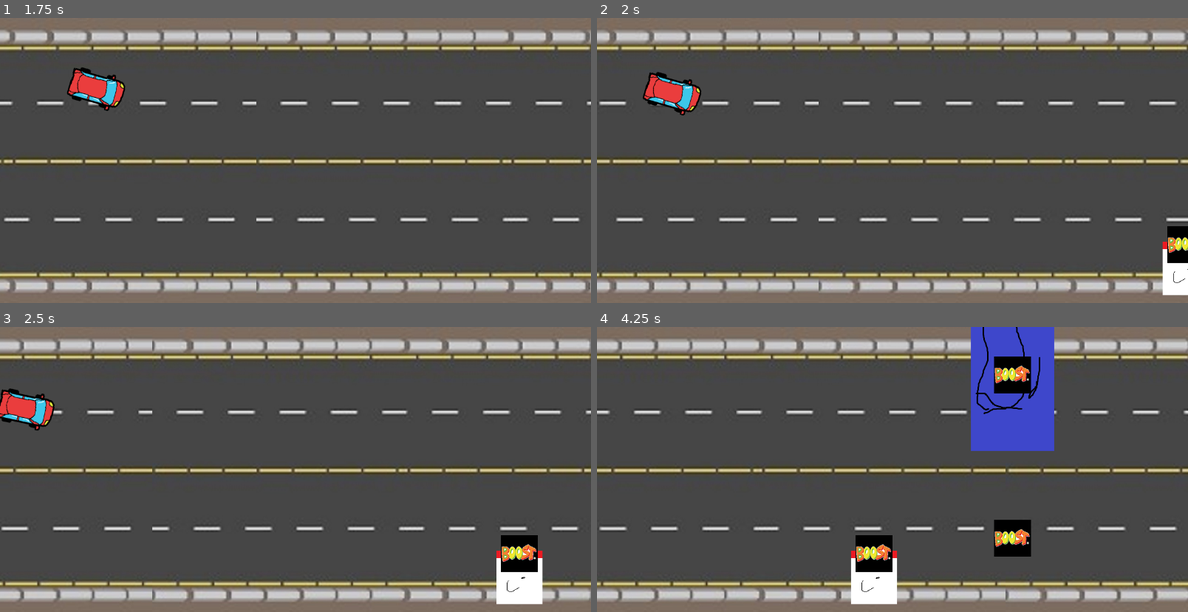
Above: before the commit, frames 1-4 (two rows, left to right).
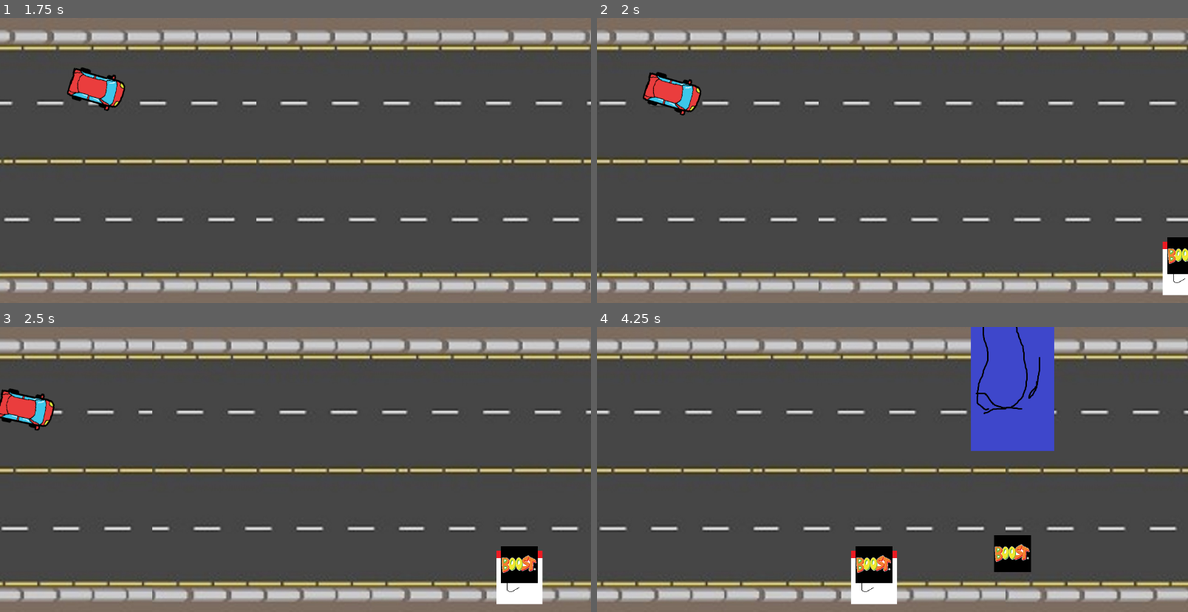
Above: after the commit, the same moments.

Repository: Bash-09/CarGame
Game: Godot game, scene res://scenes/Map.tscn
Two runs of this game, one before a commit and one after it. Both use one fixed random seed, a clock stepped at 60 frames per second and the inputs below.
Inputs (mouse positions are in pixels of both pictures, inside the frame that each line leads up to):
- Up to frame 1 (1.75 s): move the mouse to (425, 146) at 0.52 s; click (425, 146) at 0.67 s; move the mouse to (177, 174) at 1.27 s; click (177, 174) at 1.42 s
- Up to frame 2 (2 s): no input
- Up to frame 3 (2.5 s): move the mouse to (354, 406) at 2.02 s; click (354, 406) at 2.17 s
- Up to frame 4 (4.25 s): move the mouse to (862, 526) at 2.77 s; click (862, 526) at 2.92 s; move the mouse to (1069, 512) at 3.52 s; click (1069, 512) at 3.67 s

Frame 1 is identical in both runs. In frame 2, 0.6% of the frame differs, in the area x 96-100%, y 73-90%; in frame 3, 1.0%; in frame 4, 2.9%, in the area x 43-74%, y 10-90%.

Commit message:
Added menu functionality, a credits menu to be filled, and changed the timer for the boost spawning

Diff:
--- /dev/null
+++ b/Godot/scenes/BoostTime.gd
@@ -0,0 +1,16 @@
+extends Timer
+
+
+# Declare member variables here. Examples:
+# var a = 2
+# var b = "text"
+
+
+# Called when the node enters the scene tree for the first time.
+func _ready():
+	pass # Replace with function body.
+
+
+# Called every frame. 'delta' is the elapsed time since the previous frame.
+#func _process(delta):
+#	pass
--- /dev/null
+++ b/Godot/scenes/BoostTimer.gd
@@ -0,0 +1,21 @@
+extends Timer
+
+
+# Declare member variables here. Examples:
+# var a = 2
+# var b = "text"
+
+
+# Called when the node enters the scene tree for the first time.
+func _ready():
+	pass # Replace with function body.
+
+
+# Called every frame. 'delta' is the elapsed time since the previous frame.
+#func _process(delta):
+#	pass
+
+
+func _on_PlayerCar_boosting():
+	 # Replace with function body.
+	start()
--- /dev/null
+++ b/Godot/scenes/CreditsScreen.gd
@@ -0,0 +1,22 @@
+extends Control
+
+
+# Declare member variables here. Examples:
+# var a = 2
+# var b = "text"
+
+
+# Called when the node enters the scene tree for the first time.
+func _ready():
+	pass # Replace with function body.
+
+
+# Called every frame. 'delta' is the elapsed time since the previous frame.
+#func _process(delta):
+#	pass
+
+
+func _on_Button_pressed():
+	#get_tree().hide()
+	get_parent().remove_child(self)
+	#get_tree().quit() # Replace with function body.
--- /dev/null
+++ b/Godot/scenes/CreditsScreen.tscn
@@ -0,0 +1,61 @@
+[gd_scene load_steps=6 format=2]
+
+[ext_resource path="res://assets/graphics/Sina Nova W01 Regular.ttf" type="DynamicFontData" id=1]
+[ext_resource path="res://scenes/CreditsScreen.gd" type="Script" id=2]
+
+[sub_resource type="DynamicFont" id=1]
+font_data = ExtResource( 1 )
+
+[sub_resource type="DynamicFont" id=2]
+font_data = ExtResource( 1 )
+
+[sub_resource type="DynamicFont" id=3]
+font_data = ExtResource( 1 )
+
+[node name="CreditsScreen" type="Control"]
+anchor_right = 1.0
+anchor_bottom = 1.0
+script = ExtResource( 2 )
+
+[node name="Label" type="Label" parent="."]
+anchor_left = 0.466
+anchor_right = 0.475
+margin_left = 7.0
+margin_top = 16.0
+margin_right = 47.0
+margin_bottom = 37.0
+custom_colors/font_color = Color( 1, 1, 1, 1 )
+custom_fonts/font = SubResource( 1 )
+text = "Credits"
+align = 1
+valign = 1
+
+[node name="RichTextLabel" type="RichTextLabel" parent="."]
+anchor_left = 0.202
+anchor_top = 0.055
+anchor_right = 0.771
+anchor_bottom = 0.688
+margin_left = -26.56
+margin_top = 55.955
+margin_right = 53.12
+margin_bottom = -18.872
+custom_fonts/normal_font = SubResource( 2 )
+text = "A geologist is a scientist who studies the solid, liquid, and gaseous matter that constitutes Earth and other terrestrial planets, as well as the processes that shape them. Geologists usually study geology, earth science, or geophysics, although backgrounds in physics, chemistry, biology, and other sciences are also useful. Field research (field work) is an important component of geology, although many subdisciplines incorporate laboratory and digitalized work. Geologists can be classified in a larger group of scientists, called geoscientists.
+
+
+Geologists work in the energy and mining sectors searching for natural resources such as petroleum, natural gas, precious and base metals. They are also in the forefront of preventing and mitigating damage from natural hazards and disasters such as earthquakes, volcanoes, tsunamis and landslides. Their studies are used to warn the general public of the occurrence of these events. Geologists are also important contributors to climate change discussions. "
+
+[node name="Button" type="Button" parent="."]
+anchor_left = 0.5
+anchor_top = 0.753
+anchor_right = 0.5
+anchor_bottom = 0.753
+margin_left = -26.0
+margin_top = -9.10699
+margin_right = 15.0
+margin_bottom = 17.893
+rect_scale = Vector2( 1.4, 1.4 )
+custom_fonts/font = SubResource( 3 )
+text = "Back"
+
+[connection signal="pressed" from="Button" to="." method="_on_Button_pressed"]
--- a/Godot/scenes/Map.gd
+++ b/Godot/scenes/Map.gd
@@ -7,10 +7,14 @@
 onready var screensize = get_viewport().get_visible_rect().size
 
 
+
+
+
 # Called when the node enters the scene tree for the first time.
 func _ready():
 	$Obstacle.hide()
 	$SpawnTimer.start()
+	$BoostSpawnTimer.start()
 
 
 # Called every frame. 'delta' is the elapsed time since the previous frame.
@@ -37,9 +41,19 @@
 func _on_SpawnTimer_timeout():
 	for i in rand_range(1, 3):
 		spawnObstacle()
-		spawnBoost()
+		#spawnBoost()
 	$SpawnTimer.wait_time = rand_range(1, 7)
+
 
 
 func _on_PlayerCar_hit():
 	pass
+
+
+func _on_PlayerCar_boosting():
+	pass # Replace with function body.
+
+
+func _on_BoostSpawnTimer_timeout():
+	spawnBoost()
+	$BoostSpawnTimer.wait_time = rand_range(5,9)
--- a/Godot/scenes/Map.tscn
+++ b/Godot/scenes/Map.tscn
@@ -50,5 +50,8 @@
 
 [node name="Boost" parent="." instance=ExtResource( 5 )]
 
+[node name="BoostSpawnTimer" type="Timer" parent="."]
+
 [connection signal="hit" from="PlayerCar" to="." method="_on_PlayerCar_hit"]
 [connection signal="timeout" from="SpawnTimer" to="." method="_on_SpawnTimer_timeout"]
+[connection signal="timeout" from="BoostSpawnTimer" to="." method="_on_BoostSpawnTimer_timeout"]
--- /dev/null
+++ b/Godot/scenes/Menu.gd
@@ -0,0 +1,29 @@
+extends Control
+
+
+# Declare member variables here. Examples:
+# var a = 2
+# var b = "text"
+
+
+# Called when the node enters the scene tree for the first time.
+func _ready():
+	pass # Replace with function body.
+
+
+# Called every frame. 'delta' is the elapsed time since the previous frame.
+#func _process(delta):
+#	pass
+
+
+func _on_PlayButton_pressed():
+	get_tree().change_scene("res://scenes/Map.tscn")
+
+
+func _on_CreditsButton_pressed():
+	var credits = load("res://scenes/CreditsScreen.tscn").instance()
+	get_tree().current_scene.add_child(credits)
+
+
+func _on_ExitButton_pressed():
+	get_tree().quit()
--- /dev/null
+++ b/Godot/scenes/Menu.tscn
@@ -0,0 +1,54 @@
+[gd_scene load_steps=6 format=2]
+
+[ext_resource path="res://scenes/Menu.gd" type="Script" id=1]
+[ext_resource path="res://assets/graphics/Sina Nova W01 Regular.ttf" type="DynamicFontData" id=2]
+
+[sub_resource type="DynamicFont" id=1]
+font_data = ExtResource( 2 )
+
+[sub_resource type="DynamicFont" id=2]
+font_data = ExtResource( 2 )
+
+[sub_resource type="DynamicFont" id=3]
+font_data = ExtResource( 2 )
+
+[node name="Menu" type="Control"]
+anchor_right = 1.0
+anchor_bottom = 1.0
+script = ExtResource( 1 )
+
+[node name="VBoxContainer" type="VBoxContainer" parent="."]
+anchor_left = 0.5
+anchor_top = 1.0
+anchor_right = 0.5
+anchor_bottom = 1.0
+margin_left = -223.0
+margin_top = -169.5
+margin_right = 76.0
+margin_bottom = -80.5
+grow_vertical = 2
+rect_scale = Vector2( 1.5, 1.8 )
+
+[node name="PlayButton" type="Button" parent="VBoxContainer"]
+margin_right = 299.0
+margin_bottom = 27.0
+custom_fonts/font = SubResource( 1 )
+text = "Play"
+
+[node name="CreditsButton" type="Button" parent="VBoxContainer"]
+margin_top = 31.0
+margin_right = 299.0
+margin_bottom = 58.0
+custom_fonts/font = SubResource( 2 )
+text = "Credits"
+
+[node name="ExitButton" type="Button" parent="VBoxContainer"]
+margin_top = 62.0
+margin_right = 299.0
+margin_bottom = 89.0
+custom_fonts/font = SubResource( 3 )
+text = "Exit"
+
+[connection signal="pressed" from="VBoxContainer/PlayButton" to="." method="_on_PlayButton_pressed"]
+[connection signal="pressed" from="VBoxContainer/CreditsButton" to="." method="_on_CreditsButton_pressed"]
+[connection signal="pressed" from="VBoxContainer/ExitButton" to="." method="_on_ExitButton_pressed"]
--- a/Godot/scenes/Obstacle.gd
+++ b/Godot/scenes/Obstacle.gd
@@ -28,5 +28,6 @@
 
 #Controls what happens to the obstacle when being hit by the car
 func destroy():
+
 	hide()
 	queue_free()
--- a/Godot/scenes/Player.tscn
+++ b/Godot/scenes/Player.tscn
@@ -1,7 +1,8 @@
-[gd_scene load_steps=4 format=2]
+[gd_scene load_steps=5 format=2]
 
 [ext_resource path="res://scenes/Player.gd" type="Script" id=1]
 [ext_resource path="res://assets/graphics/Car_Red.png" type="Texture" id=2]
+[ext_resource path="res://scenes/BoostTime.gd" type="Script" id=3]
 
 [sub_resource type="RectangleShape2D" id=1]
 extents = Vector2( 19.4998, 49.0001 )
@@ -18,4 +19,8 @@
 [node name="PlayerCar" type="Sprite" parent="."]
 texture = ExtResource( 2 )
 
+[node name="BoostTime" type="Timer" parent="."]
+wait_time = 2.0
+script = ExtResource( 3 )
+
 [connection signal="area_entered" from="." to="." method="_on_Player_area_entered"]
--- /dev/null
+++ b/Godot/scenes/StartMenu.tscn
@@ -0,0 +1,3 @@
+[gd_scene format=2]
+
+[node name="StartMenu" type="Node"]
--- /dev/null
+++ b/Godot/scenes/WinScreen.tscn
@@ -0,0 +1,5 @@
+[gd_scene format=2]
+
+[node name="WinScreen" type="Control"]
+anchor_right = 1.0
+anchor_bottom = 1.0
Binary file added: Godot/assets/graphics/Sina Nova W01 Regular.ttf
Binary file added: Godot/assets/graphics/explosion_spritesheet.png
Not shown, added: Godot/assets/graphics/explosion_spritesheet.png.import
Binary file added: Godot/scenes/explosion_gif.gif
